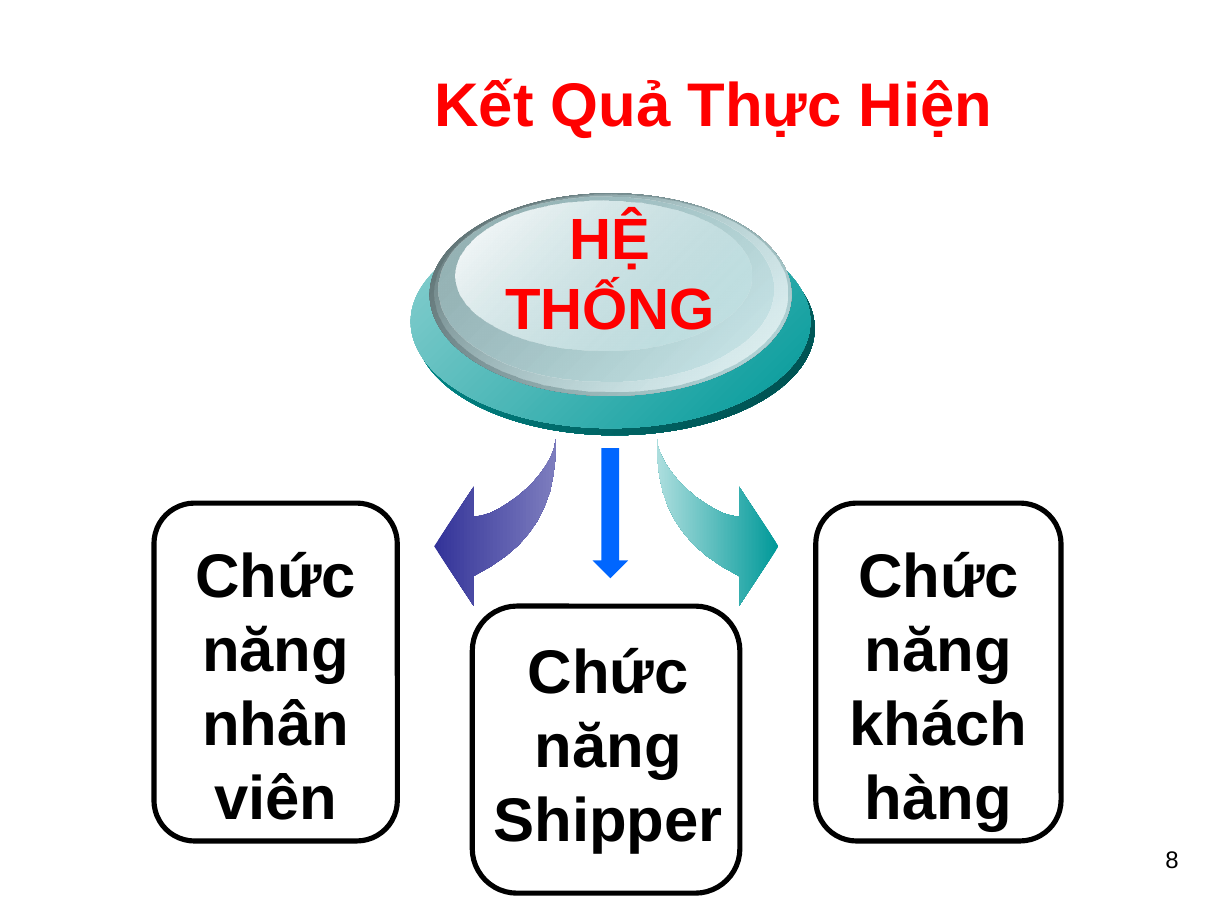
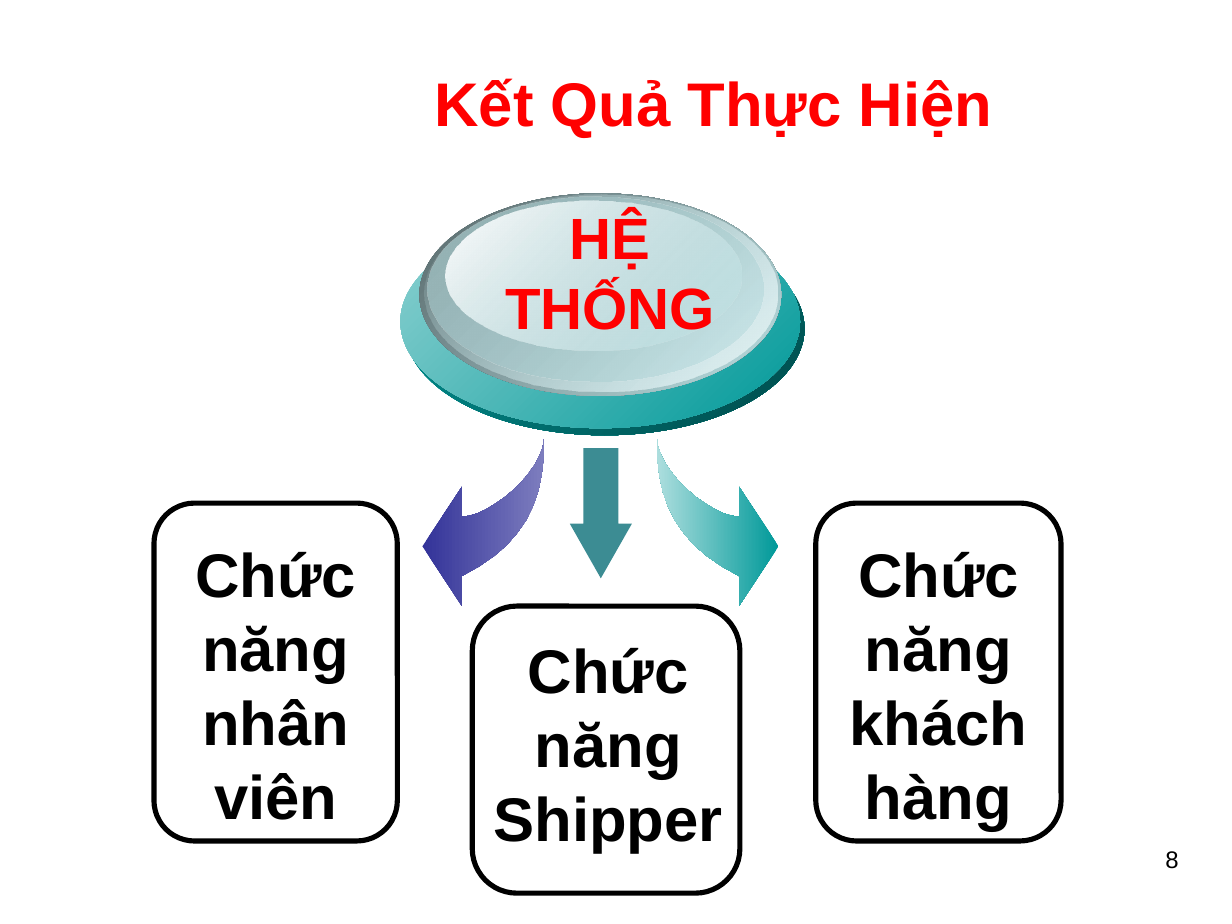
Before and after one commit to HuynhLongHo/LuanVan, a slide deck: slide 8 of Slide Bao Cao.pptx. Drawn at 1232x924 pixels with LibreOffice and Linux fonts; fonts in the diff are those of the drawing; background and template pictures are left out. Boxes give left, top, right and bottom in pixels: in the first picture for what was removed or moved away, otherwise in the second. Text is boxed around its words. In the diff, an @@ line names an element or a change of style, - is before the commit and + after.

```diff
--- a/Slide Bao Cao.pptx
+++ b/Slide Bao Cao.pptx
@@ 6 ellipses, 1 freeform shape: place and size @@
-6 ellipses, 1 freeform shape at [410,193,814,606]
+6 ellipses, 1 freeform shape at [400,193,804,606]
@@ down arrow: place and size @@
-down arrow at [593,448,628,579]
+down arrow at [570,448,632,579]
@@ down arrow at [570,448,632,579]: fill #0066FF to #3C8C93; proportions changed @@
```
Also in this commit, not shown: 4 other slides changed, 6 other files.
